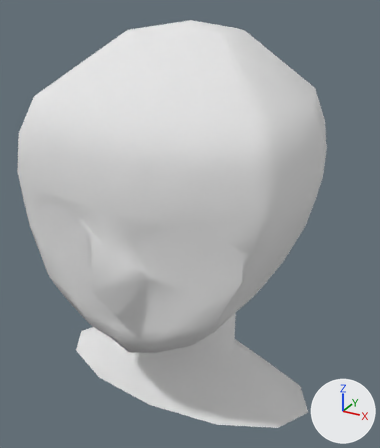
What one commit did to the glTF model output/base45-face-check.glb.
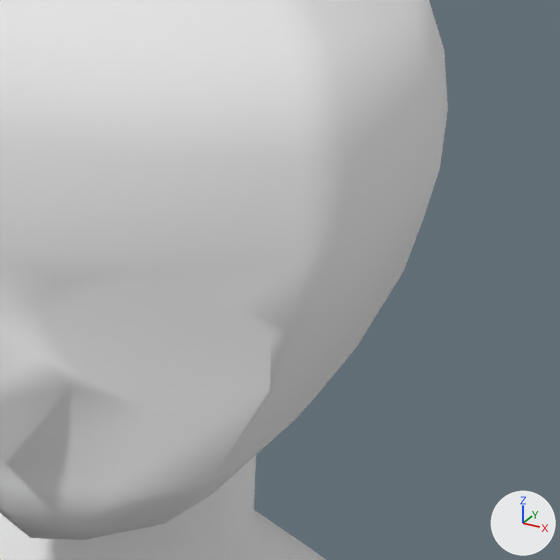
Old and new are each drawn whole from a 50 mm lens placed at (0.386, -0.674, 2.236), pointed at (0.011, 0.008, 1.894) and again close up on the part from 30% to 100% of the width and 22% to 81% of the height. Every picture has the same lights, and +X, +Y and +Z are marked at lower right. The last two pictures show the newer version. Where no turn or scale is listed for an object, it has been applied to the vertices. Vertices at exactly the same position are counted once.

Objects in the first close-up: 'HeadInspection'.
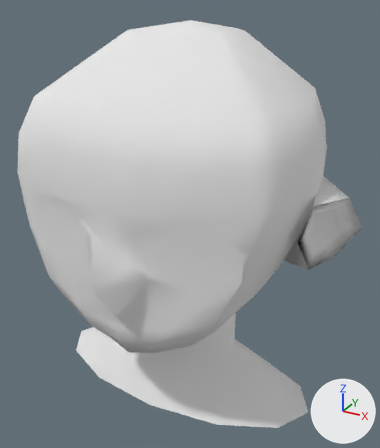
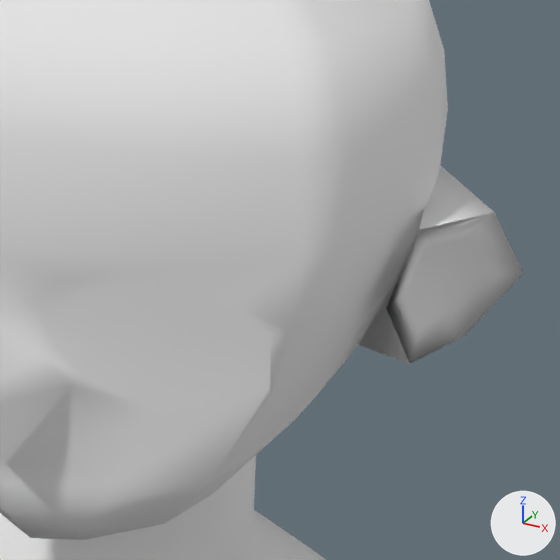
Boxes (x1, y1, x2, y2) around the edits, measured in the close-ups (560 x 560 px):
'HeadInspection', reshaped
    before: (0, 0, 448, 560)
    after: (0, 0, 523, 560)
part 1 of me_mesh_0, built on
    after: (358, 165, 523, 364)

Edits to the bpy script that builds the scene:
```text
Change me_mesh_0:
    used by ob_headinspection; location = (0.0, 0.0, 0.0)
    remove me_mesh_0.from_pydata(...)  # 247 vertices, 480 faces; spans x -0.235..0.235, y -0.23..0.245, z 1.61..2.2
    add me_mesh_0.from_pydata(...)  # 273 vertices, 532 faces; spans x -0.277..0.277, y -0.23..0.245, z 1.61..2.2
    me_mesh_0 part 1
    4 faces are deleted
    13 vertices are added at x 0.214..0.277, y -0.078..0.005, z 1.894..1.991
    30 new faces join them
    other edits to the shape of me_mesh_0 do not show in these pictures
```
